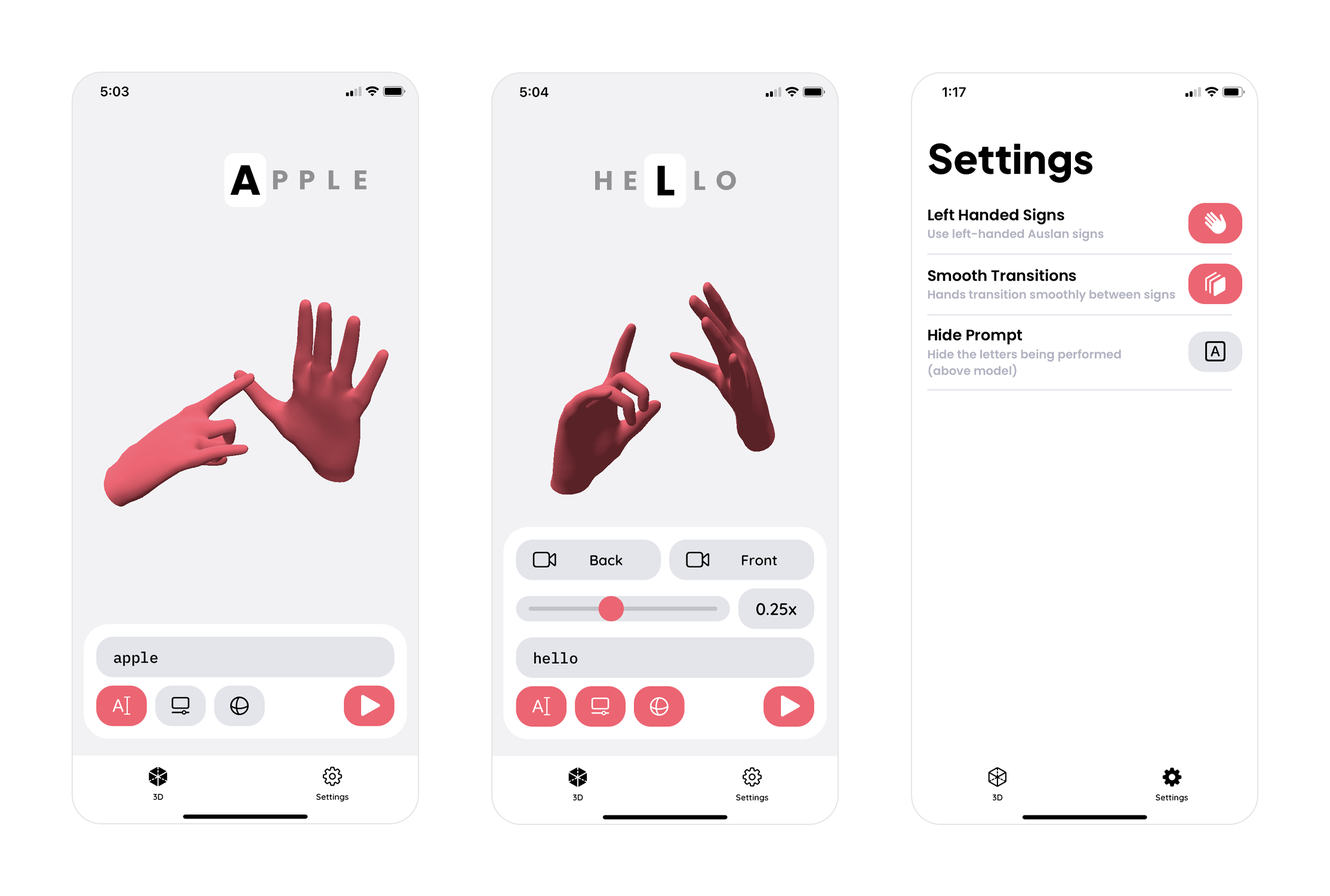
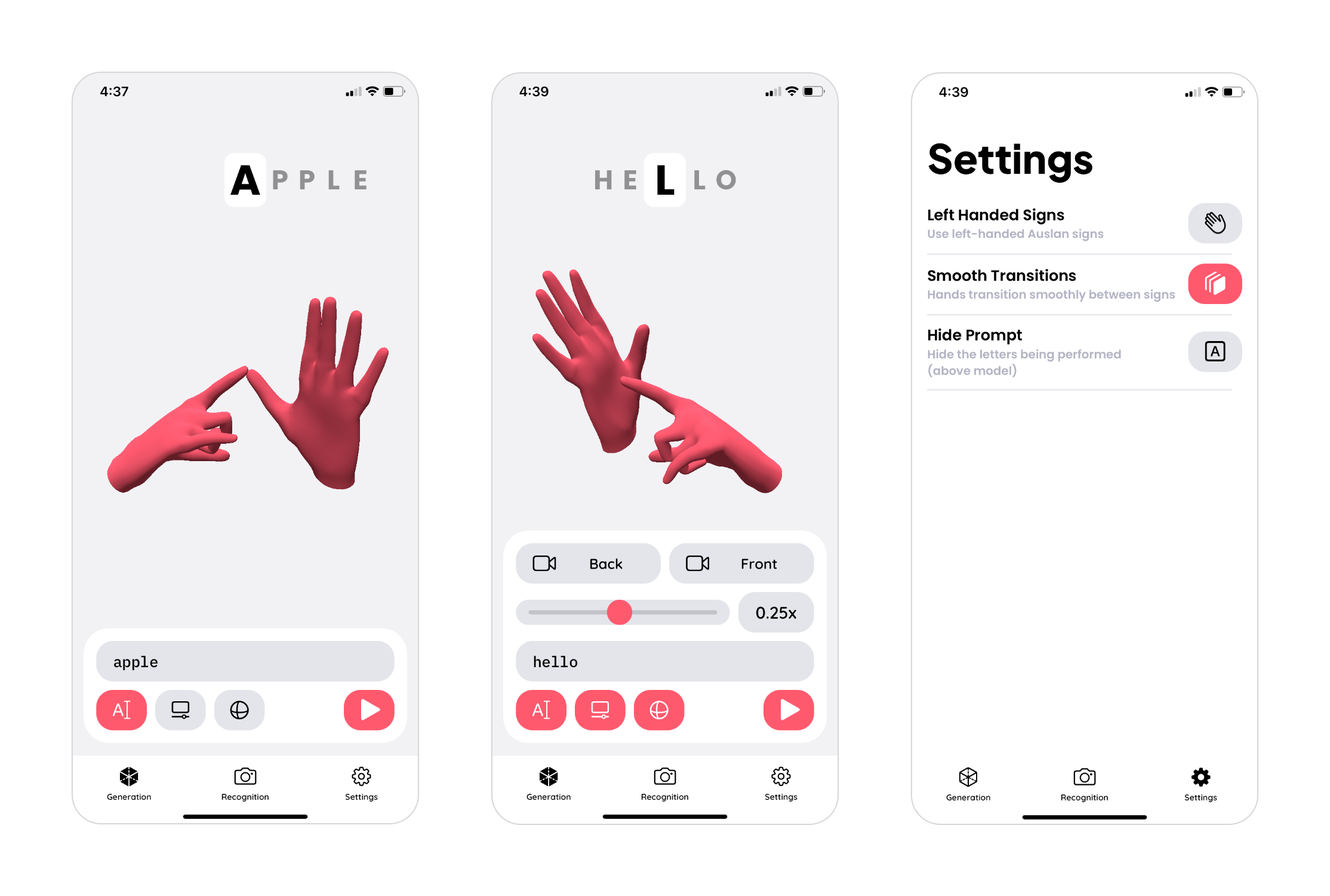
The second w=1330, h=896 image is a revision of the first. Changes to its layers:
renamed "Layer 8" to "Layer 13", painted on it over [911, 72, 1259, 825]
renamed "Layer 6" to "Layer 12", painted on it over [491, 72, 839, 825]
renamed "Layer 7" to "Layer 10", painted on it over [71, 71, 420, 824]
